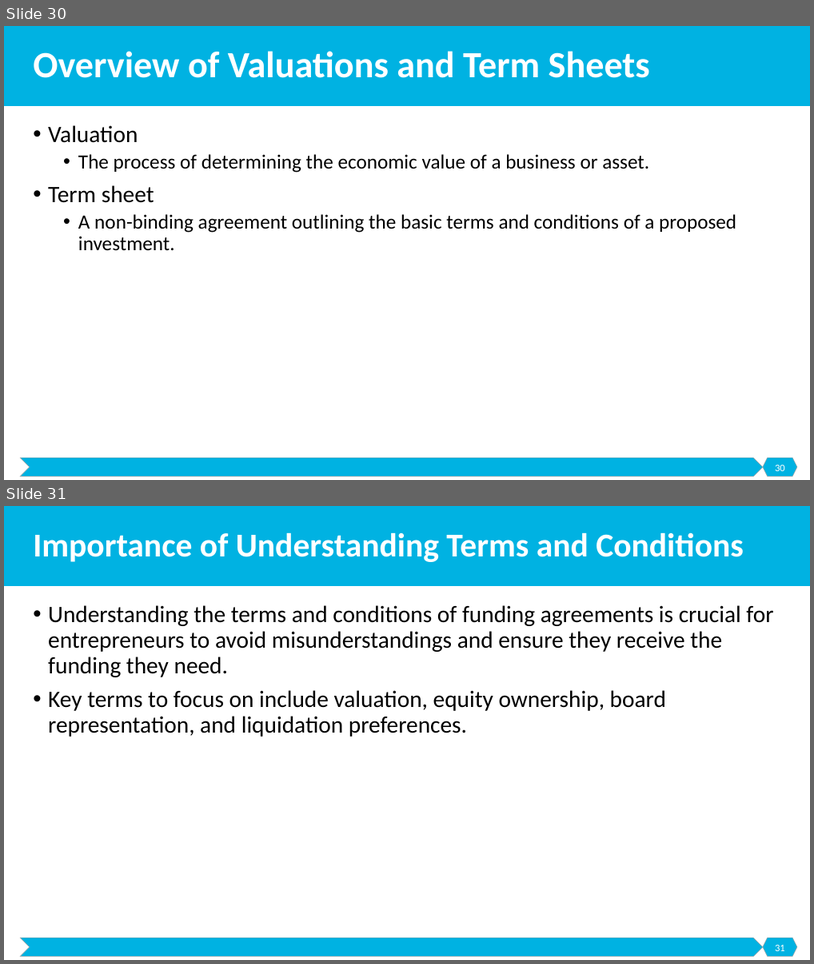
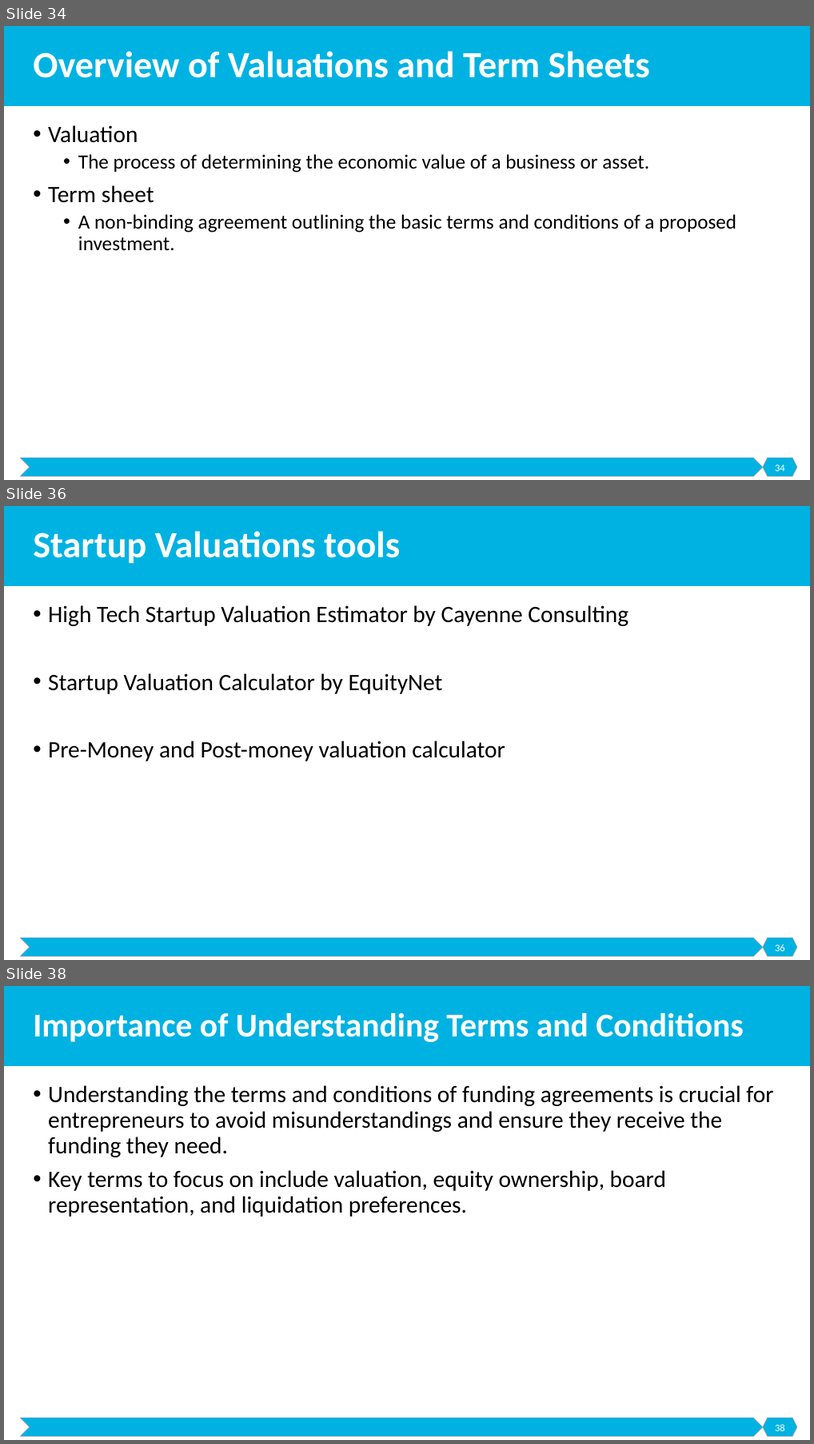
Before and after one commit to malenezi/malenezi, a slide deck: SE495/Lectures/5-Securing Funding/Securing Funding.pptx. Shown one above the other, each under a label of ours: slides 30 and 31 before the commit, slides 34, 36 and 38 after it; the slides between them are not shown. The pictures are 814x964 and 814x1444 pixels, drawn with LibreOffice and Linux fonts; fonts in the diff are those of the drawing. Boxes give left, top, right and bottom in pixels: in the first picture for what was removed or moved away, otherwise in the second. Text is boxed around its words. In the diff, an @@ line names an element or a change of style, - is before the commit and + after.

```diff
--- a/SE495/Lectures/5-Securing Funding/Securing Funding.pptx
+++ b/SE495/Lectures/5-Securing Funding/Securing Funding.pptx
@@ slide 36 added at (x1=4, y1=506, x2=810, y2=960), background #FFFFFF; not listed: 3 template elements that a slide beside it also shows @@
@@ title added at (x1=33, y1=531, x2=400, y2=564), 44 pt, text #FFFFFF, bold @@
+Startup Valuations tools
@@ text added at (x1=48, y1=605, x2=629, y2=761), 28 pt, text #000000 @@
+• High Tech Startup Valuation Estimator by Cayenne Consulting
+• Startup Valuation Calculator by EquityNet
+• Pre-Money and Post-money valuation calculator
@@ page number added at (x1=775, y1=944, x2=786, y2=951), 12 pt, text #FFFFFF @@
+36
@@ what was slide 30 is now slide 34 @@
@@ page number at (x1=775, y1=464, x2=786, y2=471): text changed @@
-30
+34
@@ what was slide 31 is now slide 38 @@
@@ page number at (x1=775, y1=1424, x2=786, y2=1431): text changed @@
-31
+38
```
Also in this commit, not shown: 3 slides changed, 12 other slides added, 3 other files.
